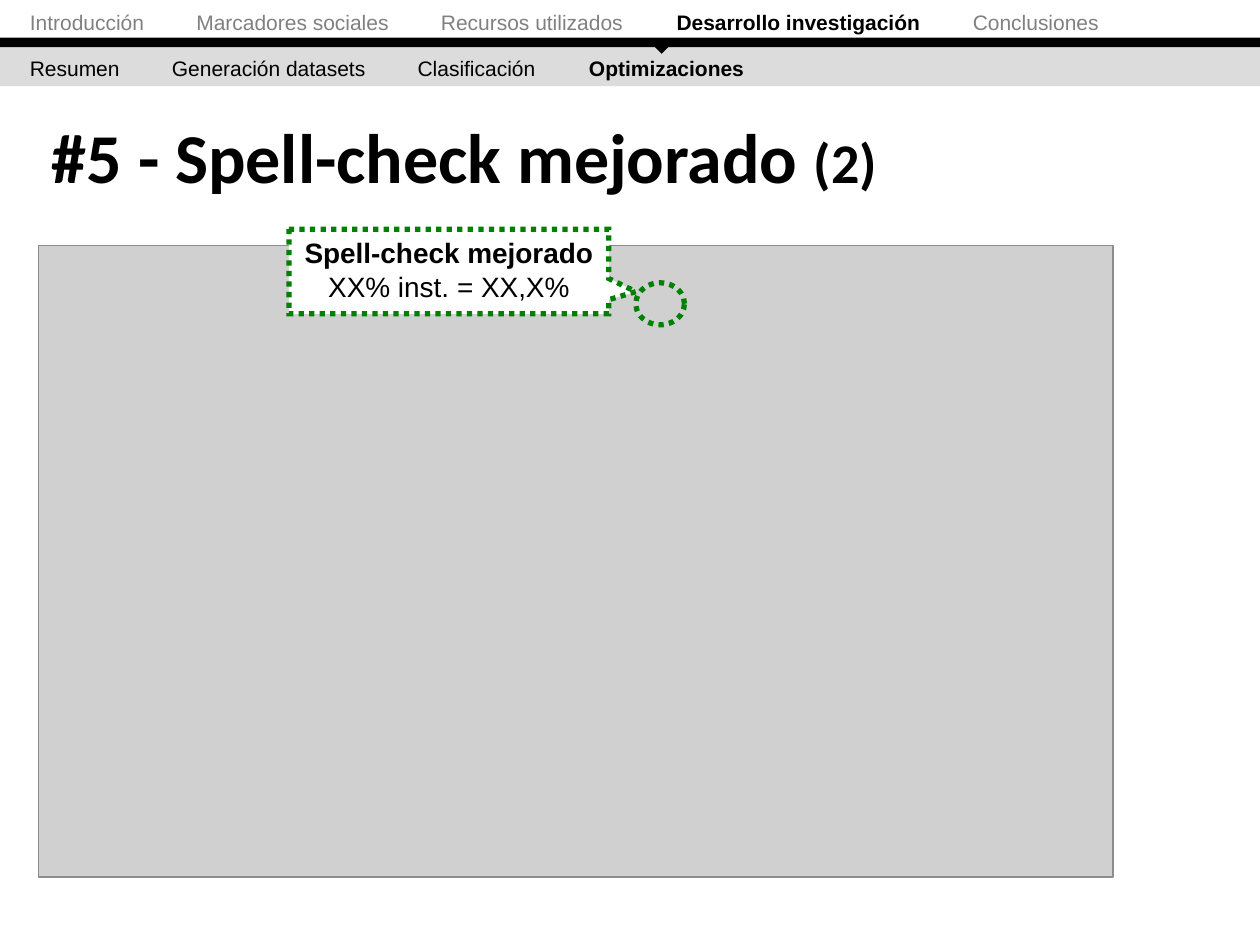
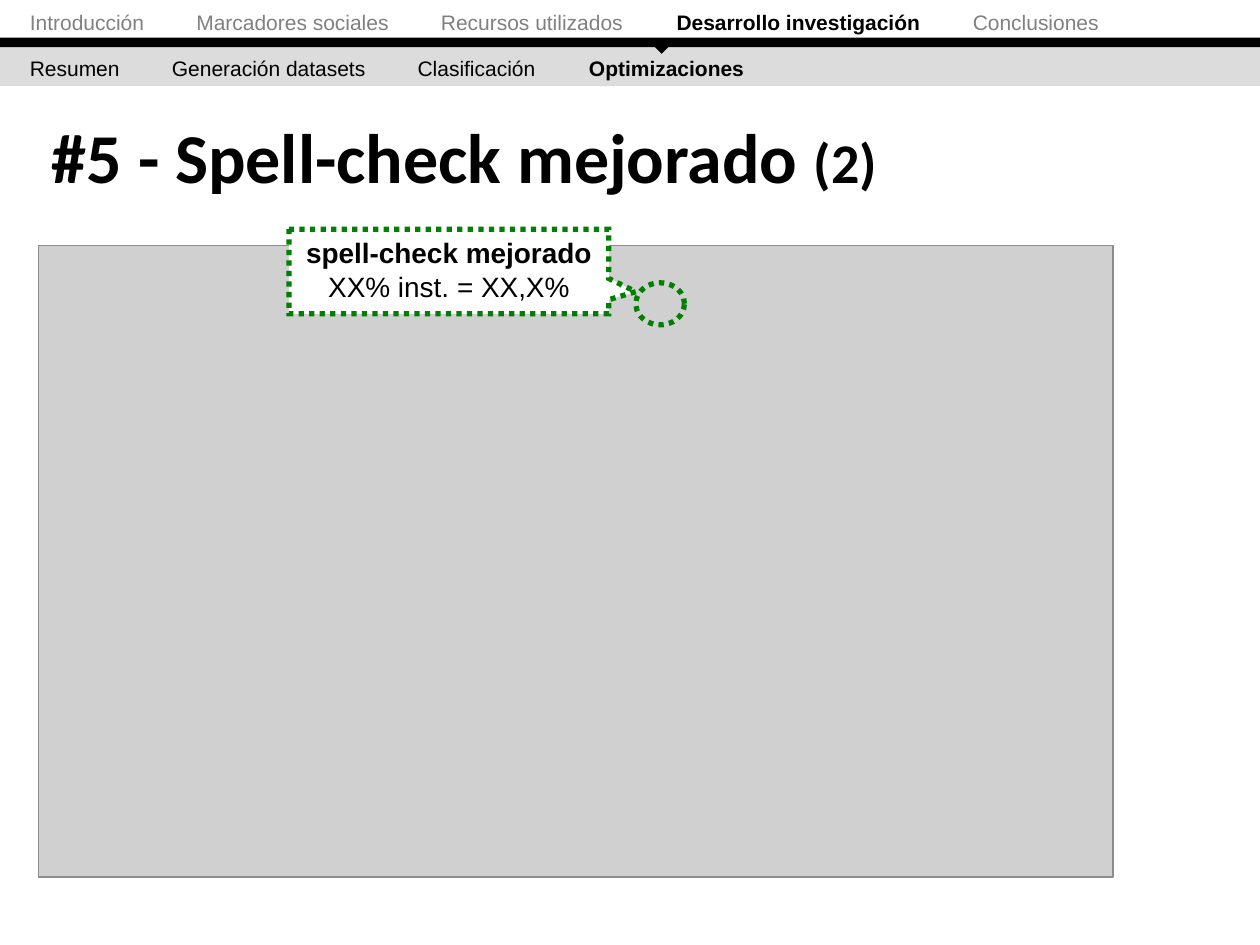
Before and after one commit to ak907kenai/nicotournetesis, a slide deck: slide 67 of docs_trunk/Presentación/Nicolás Tourné - Presentación Tesis (v2.2).ppt. Drawn at 1260x945 pixels with LibreOffice and Linux fonts; fonts in the diff are those of the drawing; grey boxes stand for pictures. Boxes give left, top, right and bottom in pixels: in the first picture for what was removed or moved away, otherwise in the second. Text is boxed around its words. In the diff, an @@ line names an element or a change of style, - is before the commit and + after.

```diff
--- a/docs_trunk/Presentación/Nicolás Tourné - Presentación Tesis (v2.2).ppt
+++ b/docs_trunk/Presentación/Nicolás Tourné - Presentación Tesis (v2.2).ppt
@@ text in speech box at <box>306,242,592,301</box>: text changed @@
-Spell-check mejorado
-XX% inst. = XX,X%
+spell-check mejorado
+XX% inst. = XX,X%
```
Also in this commit, not shown: 6 other slides changed.
